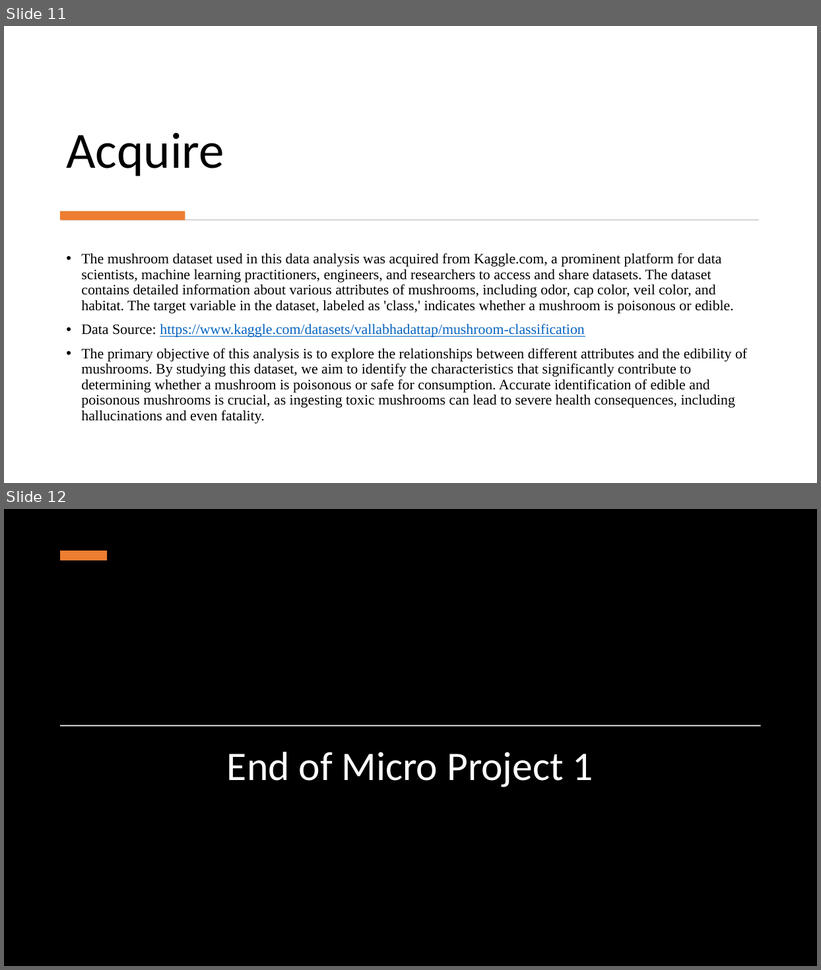
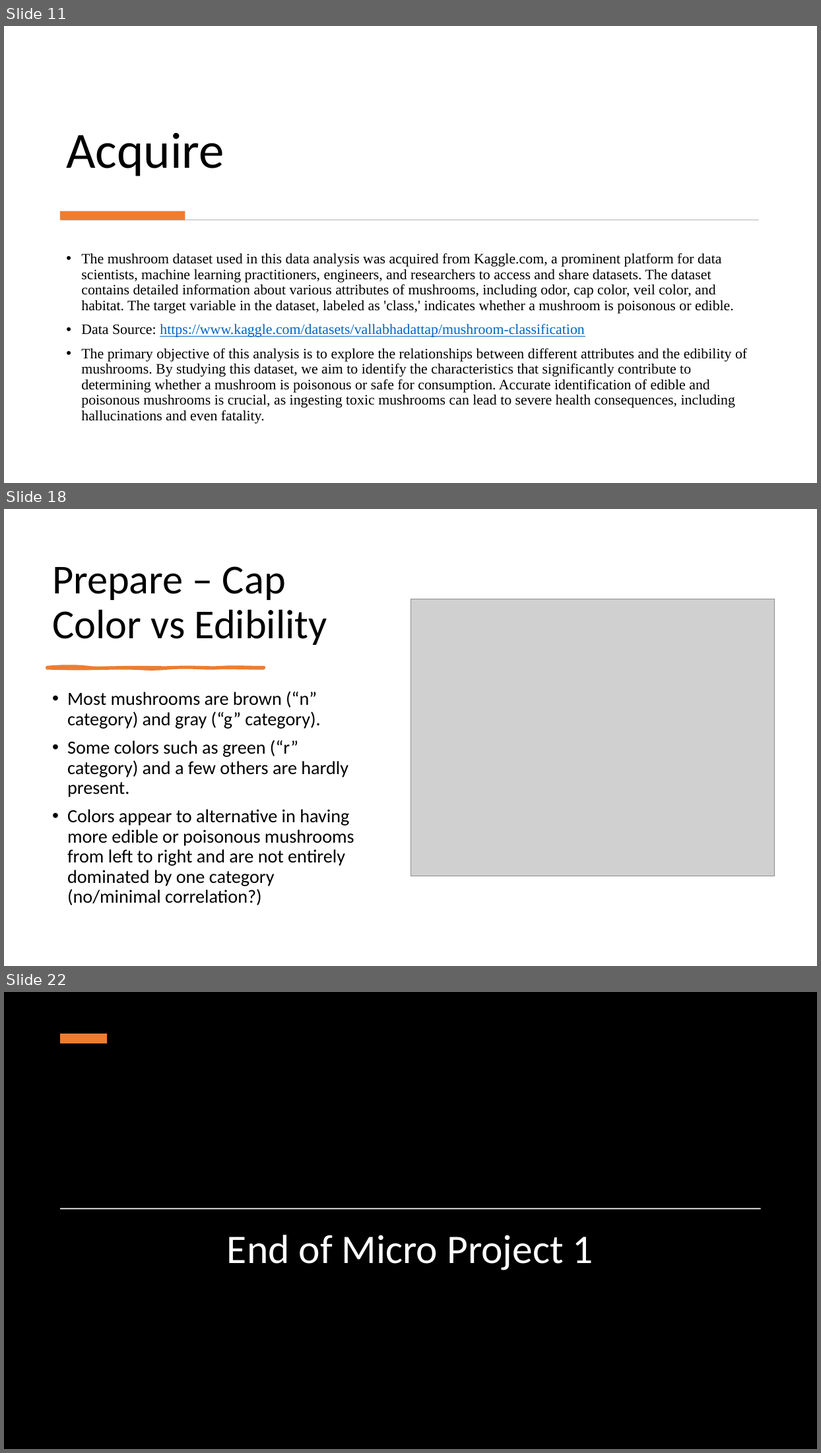
Before and after one commit to elijahcw-git/ANA500-PFDS, a slide deck: Microproject_1/ElijahWalker_ANA500_MP1.pptx. Shown one above the other, each under a label of ours: slides 11 and 12 before the commit, slides 11, 18 and 22 after it; the slides between them are not shown. The pictures are 821x970 and 821x1453 pixels, drawn with LibreOffice and Linux fonts; fonts in the diff are those of the drawing; grey boxes stand for pictures; background and template pictures are left out; a plain dark background stands for a picture behind light text. Boxes give left, top, right and bottom in pixels: in the first picture for what was removed or moved away, otherwise in the second. Text is boxed around its words. In the diff, an @@ line names an element or a change of style, - is before the commit and + after.

Commit message:
Added step 2 - Prepare

```diff
--- a/Microproject_1/ElijahWalker_ANA500_MP1.pptx
+++ b/Microproject_1/ElijahWalker_ANA500_MP1.pptx
@@ slide 18 added at [4, 509, 817, 966], background #FFFFFF @@
@@ title added at [52, 566, 327, 645], 48.6 pt, text #000000 @@
+Prepare – Cap Color vs Edibility
@@ picture added at [411, 599, 775, 876] @@
@@ freeform shape added at [47, 667, 264, 669], fill #ED7D31, outline #ED7D31 3 pt @@
@@ text added at [67, 691, 354, 906], 22 pt, text #000000 @@
+• Most mushrooms are brown (“n” category) and gray (“g” category).
+• Some colors such as green (“r” category) and a few others are hardly present.
+• Colors appear to alternative in having more edible or poisonous mushrooms from left to right and are not entirely dominated by one category (no/minimal correlation?)
@@ what was slide 12 is now slide 22 @@
```
Also in this commit, not shown: 9 other slides added, 1 slide removed, 1 other file.
